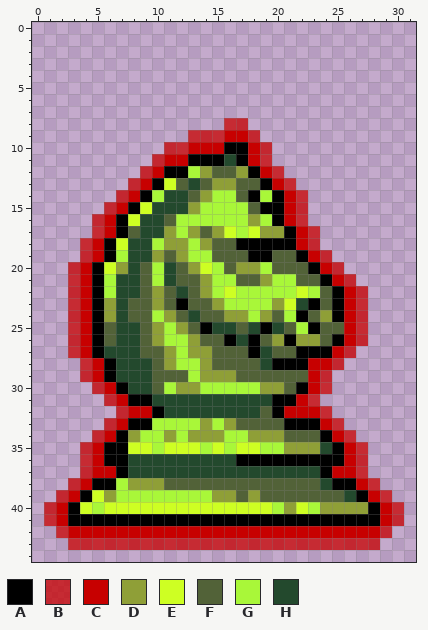
Pixel-art sprite -- three-handed-chess/ThreeHandedChess/src/resources/Green Knight Attacked.png. That is the earlier state.
The file is 32x45 pixels. Colours within 5 levels of each other are drawn and written as one.
Palette (. is transparent): A #000000  B #c70000bf  C #c70000  D #8f9f37  E #ceff23  F #526238  G #a9f739  H #23492d
Pixels before, first column x 1:
 8 ...............BB.............
 9 ............BBBCCB............
10 ..........BBCCCAACB...........
11 .........BCCAAAHACB...........
12 ........BCAAGDFFDACB..........
13 .......BCAEFHFDDFFACB.........
14 ......BCAGHHFDGGFAGACB........
15 .....BCAEHHHDGGGGFAACB........
16 ....BCAEHHFGGGGGGDGACB........
17 ....BCAFHHDGDFDEGEDDACB.......
18 ...BCAEHHGDDGDFFAAAAACB.......
19 ...BCAGHHDFDGGFFFAAFFACB......
20 ..BCAEDHFGHFDEGFDDGFFFACB.....
21 ..BCAGHHFGHFFDGGFFDGGFFACB....
22 ..BCAGHHFDFHFDGEGGGGGEGFACB...
23 ..BCADHFFDFAFFDGGGGDEHAFACB...
24 ..BCADHFFGDFHFFDDGDFGAFDACB...
25 ..BCAFHHFDGDFAHHFHAHFGAFFCB...
26 ..BCAFHHFDGGDFFAHAFDADDFACB...
27 ..BCAHHHFFDGDDFFFAHFFAAACB....
28 ...BCAHHHFDGGDFFFFHAAACCB.....
29 ...BCAHHHFFFGDDDFFFFFFCB......
30 ....BCAHHFGDDGGGGGDDFACB......
31 .....BCAAHHHHHHHHHHAACB.......
32 ......BCCAHHHHHHHHFACCCB......
33 .....BCAAGGGGDGDFFFFAAACB.....
34 ....BCADGGDGDDDGGDDDFFFACB....
35 ...BCAAEEGEEEGEGEEGGDDDHACB...
36 ...BCAAHHHHHHHHHAAAAAAAAACB...
37 ...BCCAHHHHHHHHHHHHHHHHACCB...
38 ..BCAAGDDDFFFFFFFFFFFFFHAACB..
39 .BCAEDGGGGGGGGDDFDFFFFFFFHACB.
40 BCAEGEEEEEEEEEEEEEEGDEGDDDDACB
41 BCAAAAAAAAAAAAAAAAAAAAAAAAAACB
42 .BCCCCCCCCCCCCCCCCCCCCCCCCCCB.
43 ..BBBBBBBBBBBBBBBBBBBBBBBBBB..
Now the later version:
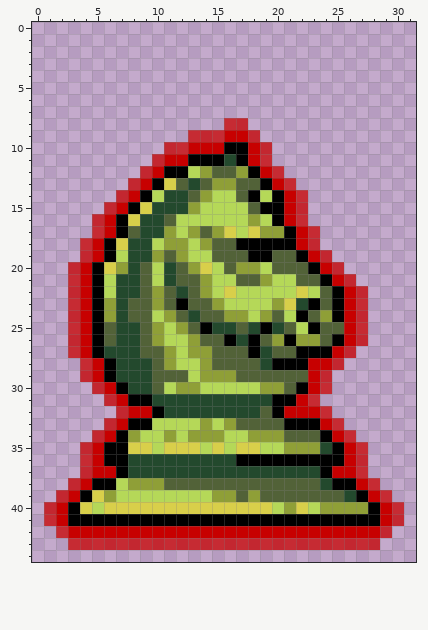
Commit: - Pawns work up to en passent - A few graphics changes to green pieces
What changed:
colour E: #ceff23 -> #d8cf4a
colour G: #a9f739 -> #b5d858
Boxes around the changes in both pictures, in picture pixels (x1, y1, x2, y2):
changed: (80, 166, 320, 514)
